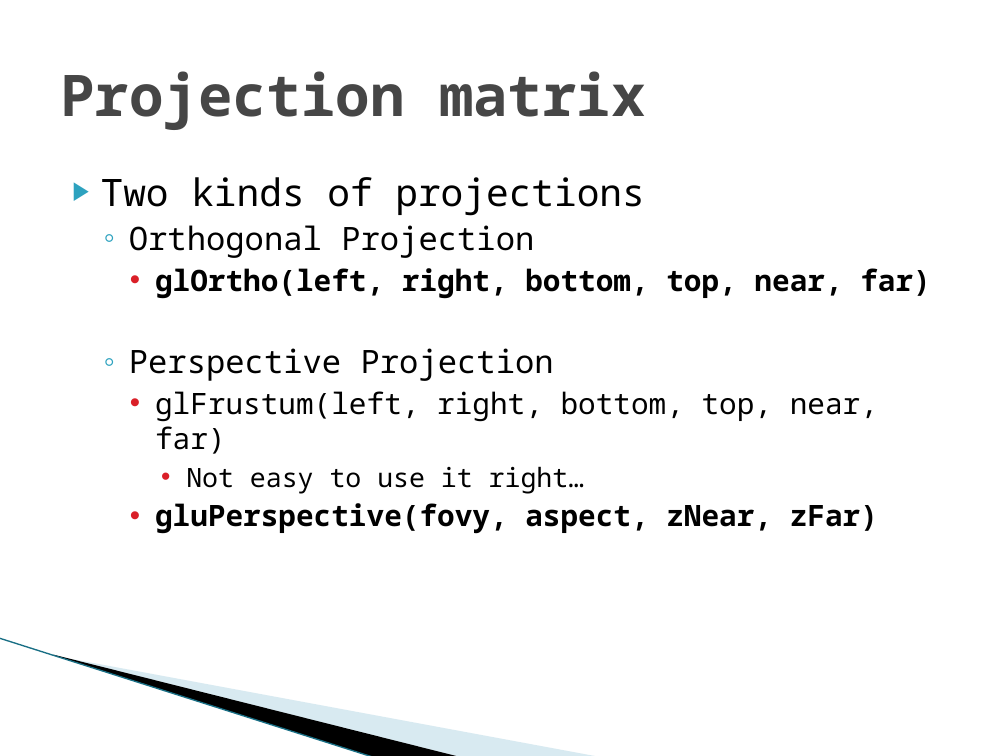
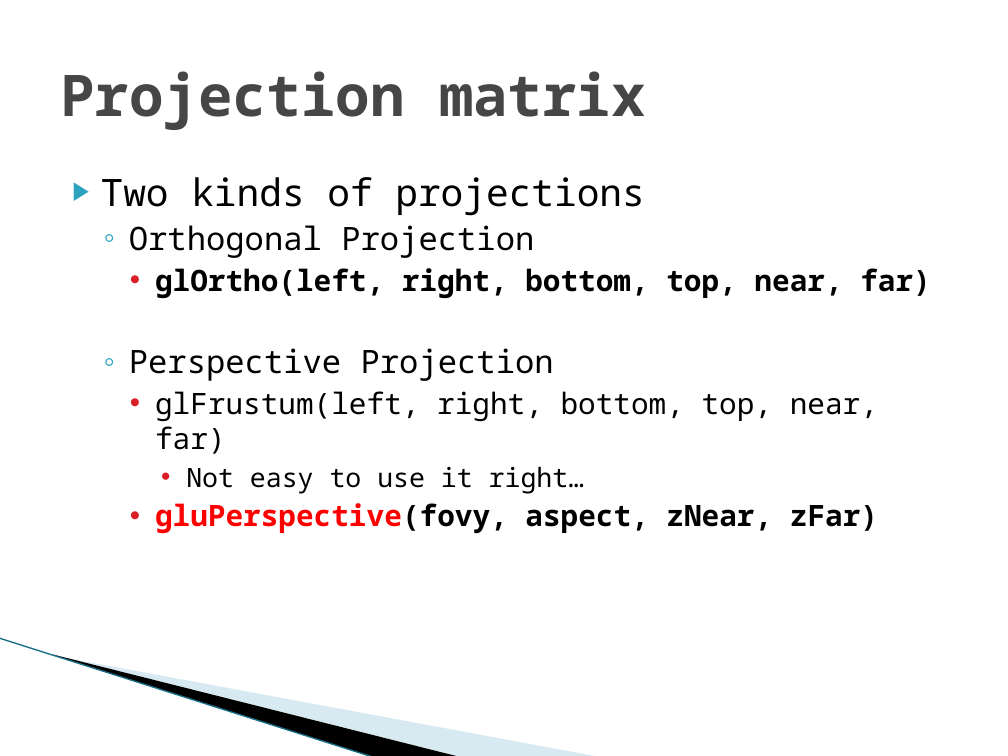
Before and after one commit to Soledad89/OpenGLTHU, a slide deck: slide 12 of Exercies02/Exercise02.pptx. Drawn at 1008x756 pixels with LibreOffice and Linux fonts; fonts in the diff are those of the drawing; background and template pictures are left out. Boxes give left, top, right and bottom in pixels: in the first picture for what was removed or moved away, otherwise in the second. Text is boxed around its words. In the diff, an @@ line names an element or a change of style, - is before the commit and + after.

Commit message:
Add lecture3 ppt

```diff
--- a/Exercies02/Exercise02.pptx
+++ b/Exercies02/Exercise02.pptx
@@ text at [155, 503, 878, 534]: text colour #000000 to #FF0000 in "gluPerspective(fovy," @@
```
Also in this commit, not shown: 1 other slide changed, 3 other files.
